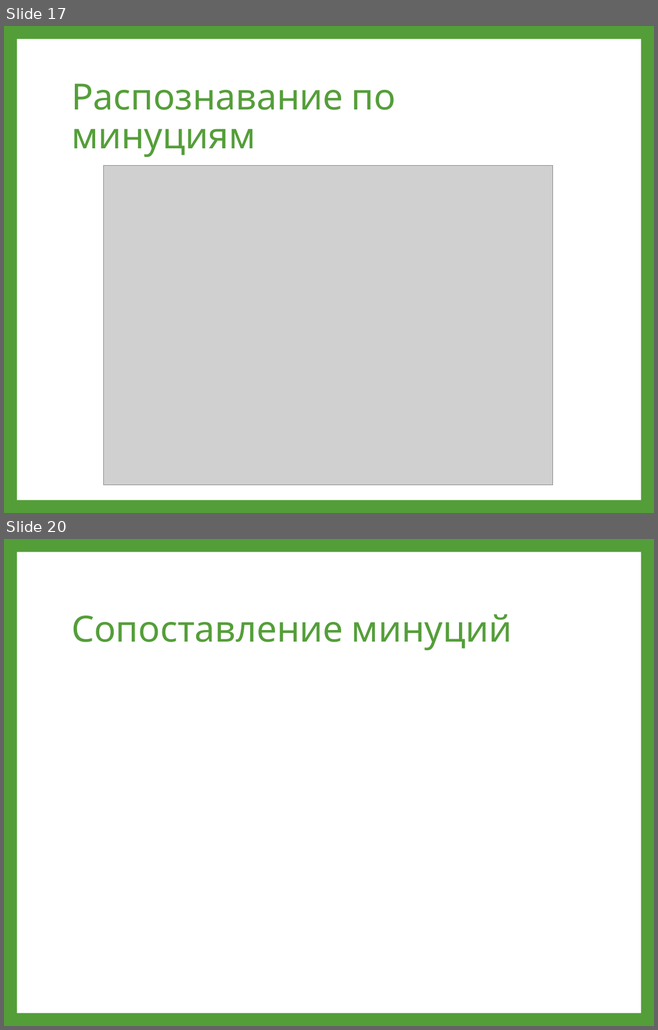
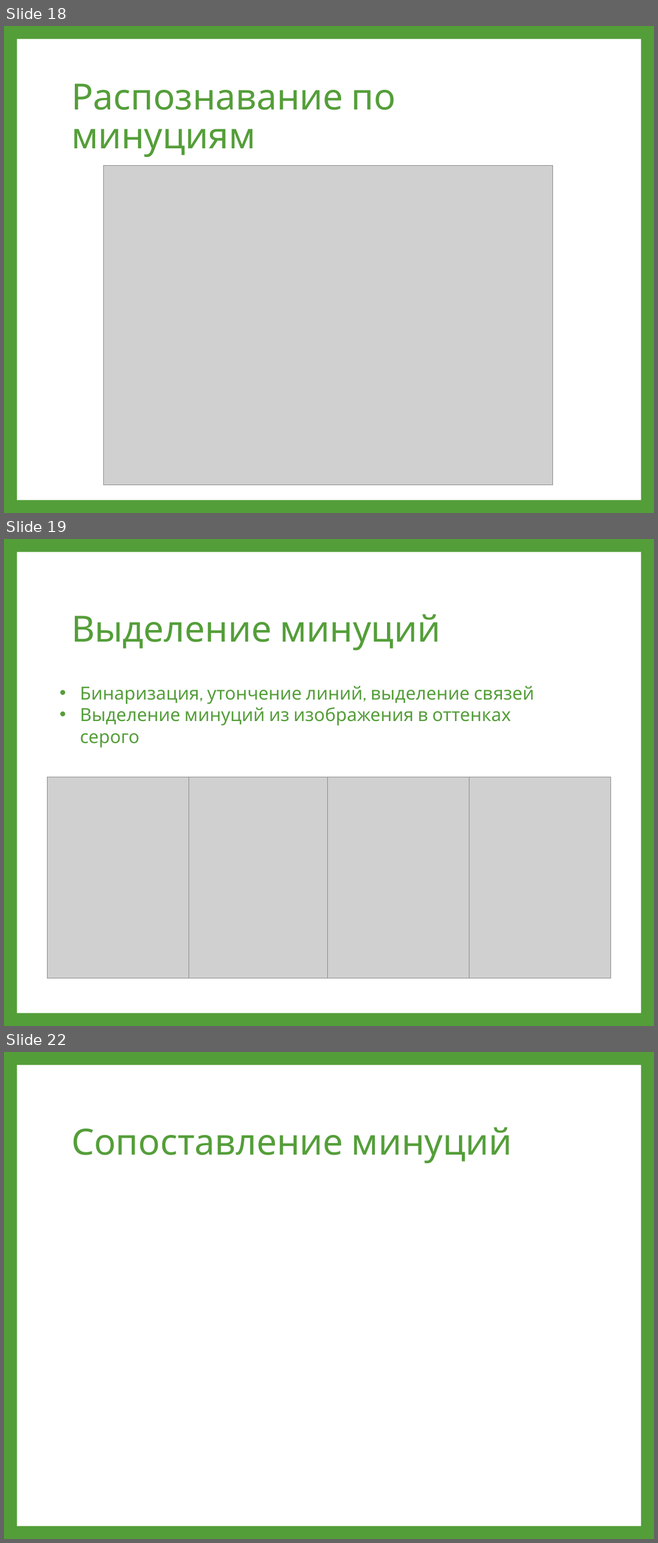
Before and after one commit to swapnilghorpade/cuda-fingerprinting, a slide deck: Publications/15.03.2013 - SPIIRAS/Опыт решения задачи дактилоскопической идентификации с использованием GPGPU.pptx. Shown one above the other, each under a label of ours: slides 17 and 20 before the commit, slides 18, 19 and 22 after it; the slides between them are not shown. The pictures are 658x1030 and 658x1543 pixels, drawn with LibreOffice and Linux fonts; fonts in the diff are those of the drawing; grey boxes stand for pictures. Boxes give left, top, right and bottom in pixels: in the first picture for what was removed or moved away, otherwise in the second. Text is boxed around its words. In the diff, an @@ line names an element or a change of style, - is before the commit and + after.

```diff
--- a/Publications/15.03.2013 - SPIIRAS/Опыт решения задачи дактилоскопической идентификации с использованием GPGPU.pptx
+++ b/Publications/15.03.2013 - SPIIRAS/Опыт решения задачи дактилоскопической идентификации с использованием GPGPU.pptx
@@ slide 19 added at [4, 539, 654, 1026], background #549E39; not listed: 1 template element that a slide beside it also shows @@
@@ title added at [71, 614, 440, 650], 40 pt, text #549E39 @@
+Выделение минуций
@@ text added at [80, 686, 534, 726], 20 pt, text #549E39 @@
+• Бинаризация, утончение линий, выделение связей
+• Выделение минуций из изображения в оттенках серого
@@ picture added at [48, 777, 189, 979] @@
@@ picture added at [186, 777, 328, 979] @@
@@ picture added at [328, 777, 469, 979] @@
@@ picture added at [469, 777, 611, 979] @@
@@ what was slide 17 is now slide 18 @@
@@ what was slide 20 is now slide 22 @@
```
Also in this commit, not shown: 4 slides changed, 8 other slides added, 5 slides removed.
